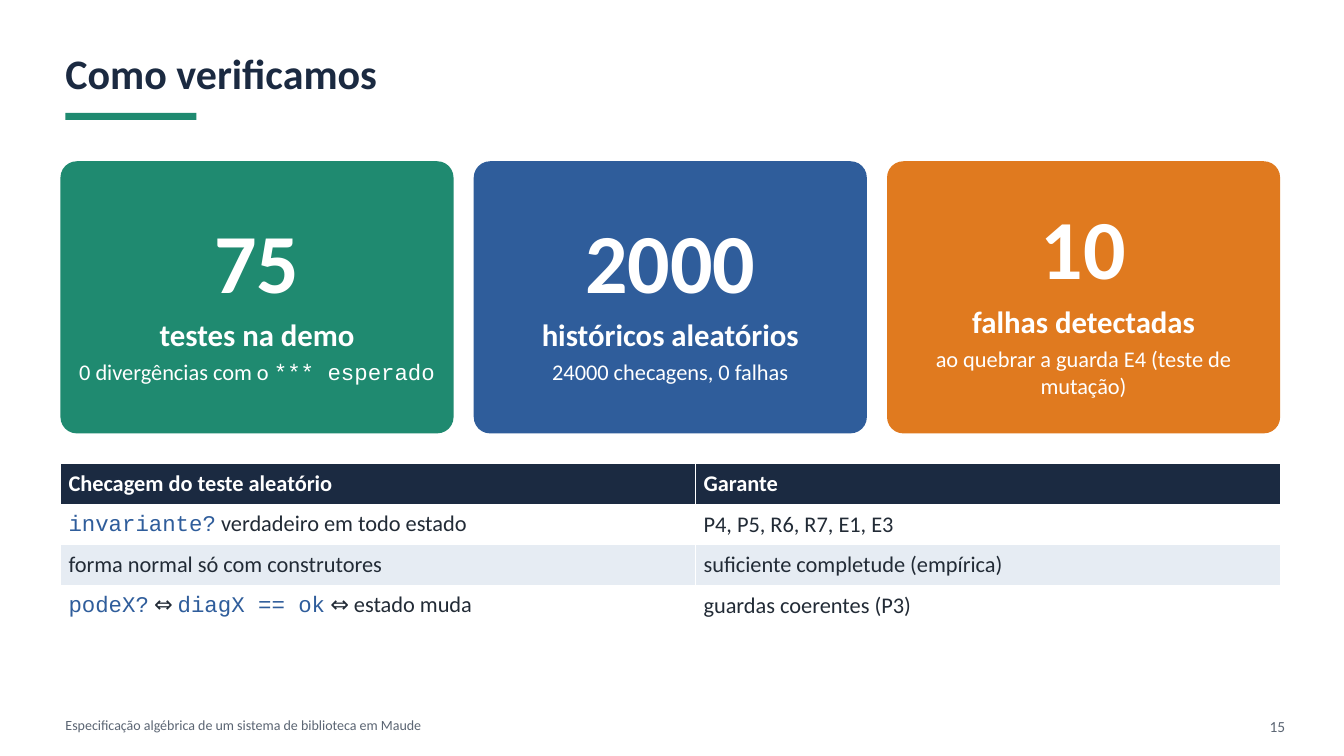
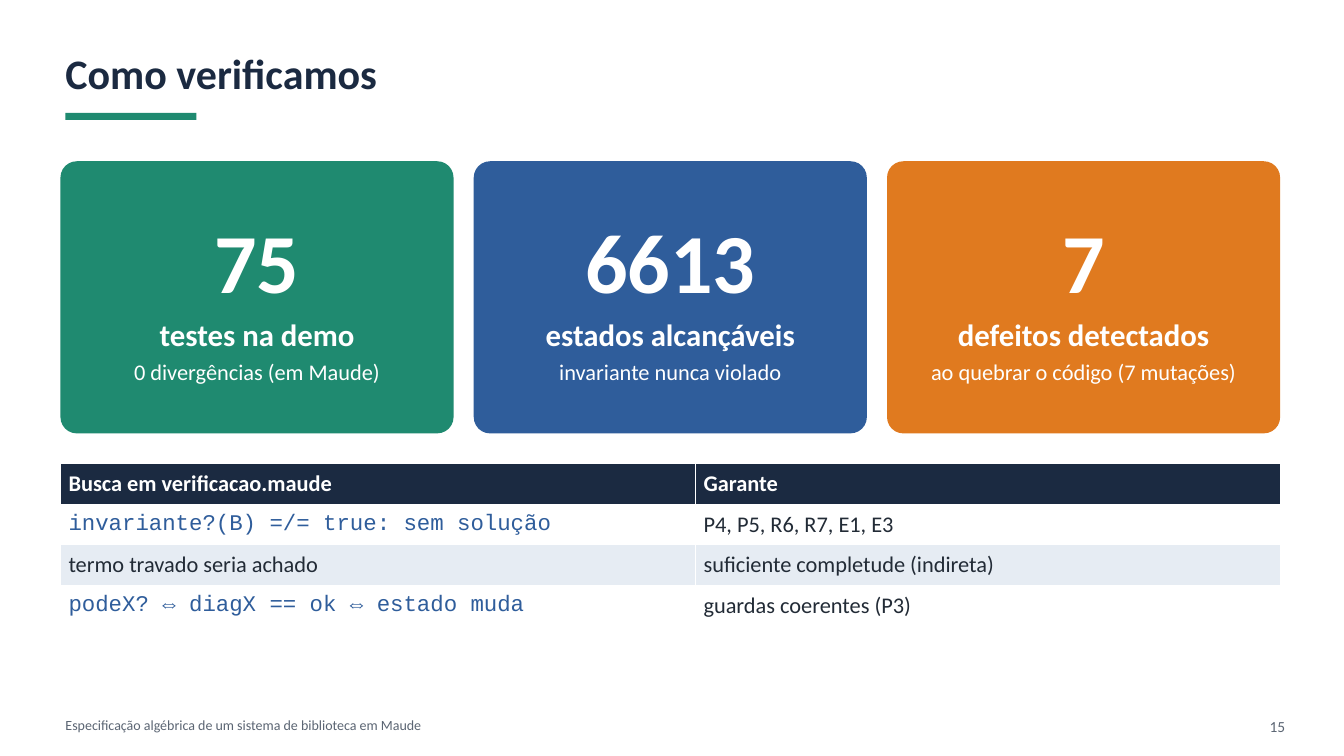
Before and after one commit to leandroaa01/work-EA-system-library, a slide deck: slide 15 of docs/slides/apresentacao-biblioteca.pptx. Drawn at 1344x756 pixels with LibreOffice and Linux fonts; fonts in the diff are those of the drawing. Boxes give left, top, right and bottom in pixels: in the first picture for what was removed or moved away, otherwise in the second. Text is boxed around its words. In the diff, an @@ line names an element or a change of style, - is before the commit and + after.

```diff
--- a/docs/slides/apresentacao-biblioteca.pptx
+++ b/docs/slides/apresentacao-biblioteca.pptx
@@ text in rounded rectangle at bbox=[546, 235, 795, 380]: text changed @@
-2000
-históricos aleatórios
-24000 checagens, 0 falhas
+6613
+estados alcançáveis
+invariante nunca violado
@@ text in rounded rectangle at bbox=[931, 238, 1236, 384]: text changed @@
-10
-falhas detectadas
-ao quebrar a guarda E4 (teste de mutação)
+7
+defeitos detectados
+ao quebrar o código (7 mutações)
@@ text in rounded rectangle at bbox=[134, 364, 380, 384]: text changed @@
-0 divergências com o *** esperado
+0 divergências (em Maude)
@@ table at bbox=[60, 464, 1280, 626] @@
-row 1, column 1: Checagem do teste aleatório
+row 1, column 1: Busca em verificacao.maude
-row 2, column 1: invariante? verdadeiro em todo estado
+row 2, column 1: invariante?(B) =/= true: sem solução
-row 3, column 1: forma normal só com construtores
+row 3, column 1: termo travado seria achado
-row 3, column 2: suficiente completude (empírica)
+row 3, column 2: suficiente completude (indireta)
@@ font Calibri to Courier New, text colour #222B36 to #2F5D9B in "⇔ ⇔ estado muda" @@
```
Also in this commit, not shown: 3 other slides changed, 11 other files.
